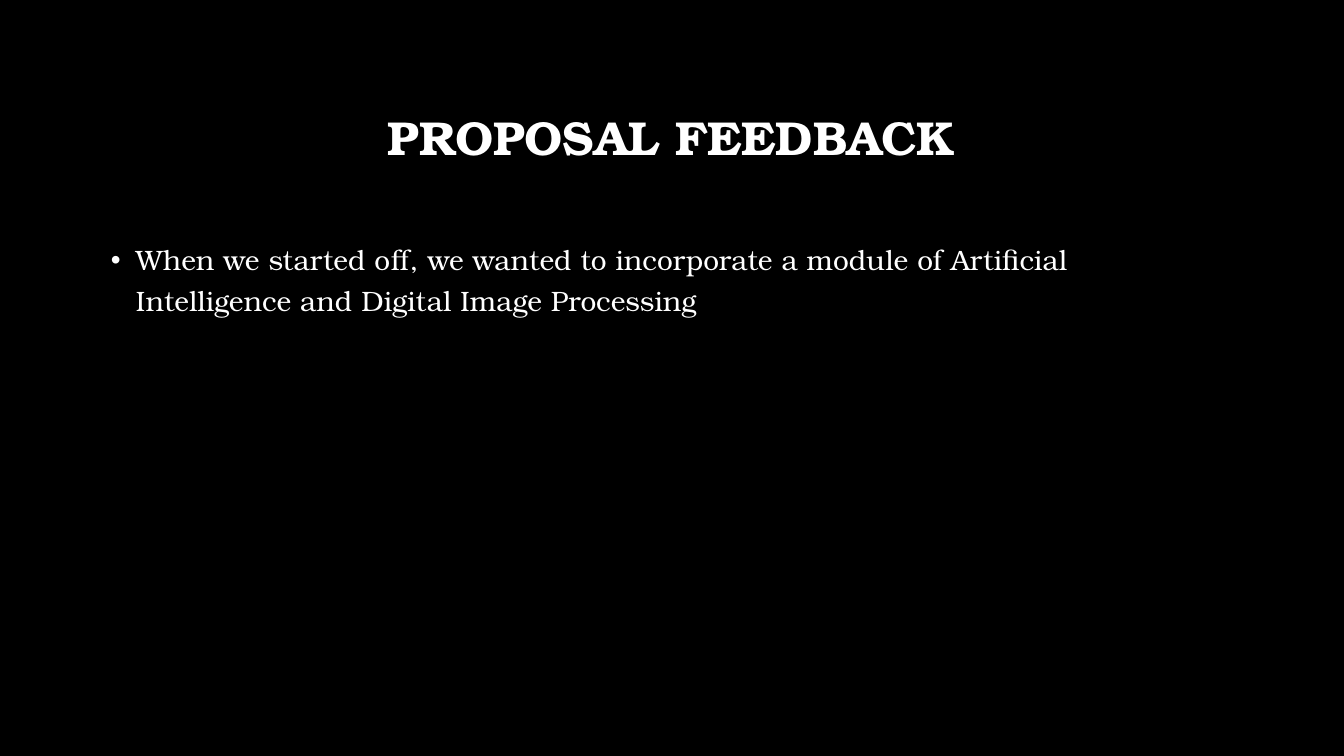
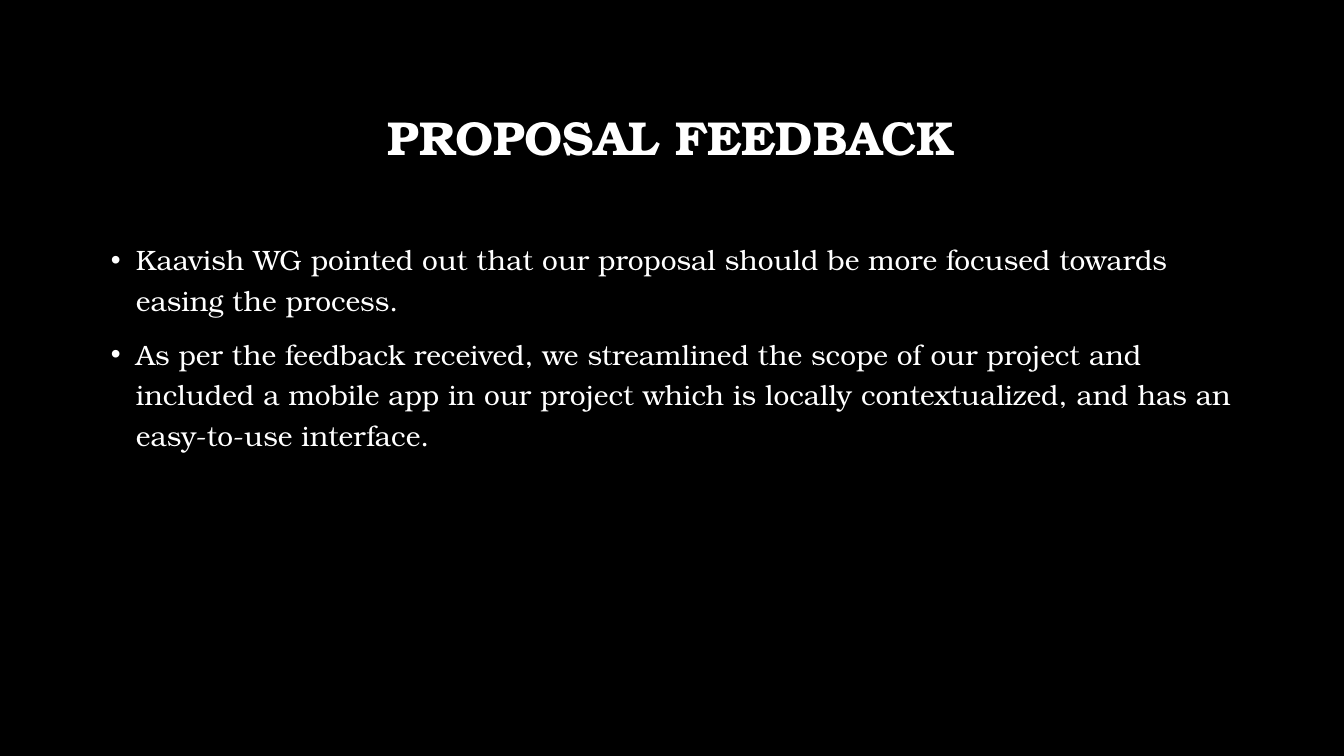
Before and after one commit to aimanahmedmoin1997/FinalYearProject, a slide deck: slide 8 of Kaavish Evaluation I/Evaluation I.pptx. Drawn at 1344x756 pixels with LibreOffice and Linux fonts; fonts in the diff are those of the drawing; background and template pictures are left out. Boxes give left, top, right and bottom in pixels: in the first picture for what was removed or moved away, otherwise in the second. Text is boxed around its words. In the diff, an @@ line names an element or a change of style, - is before the commit and + after.

```diff
--- a/Kaavish Evaluation I/Evaluation I.pptx
+++ b/Kaavish Evaluation I/Evaluation I.pptx
@@ text at [136,249,1231,452]: text changed @@
-• When we started off, we wanted to incorporate a module of Artificial Intelligence and Digital Image Processing
+• Kaavish WG pointed out that our proposal should be more focused towards easing the process.
+• As per the feedback received, we streamlined the scope of our project and included a mobile app in our project which is locally contextualized, and has an easy-to-use interface.
```
Also in this commit, not shown: 5 other slides changed, 1 slide added, 1 slide removed.
